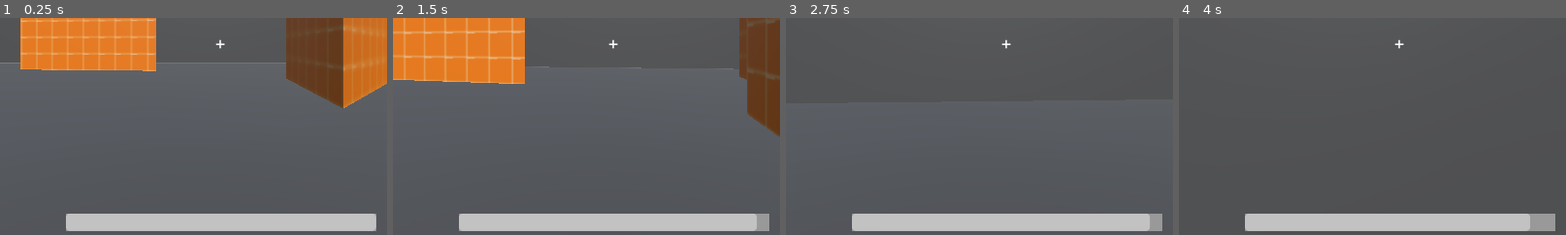
Above: before the commit, frames 1-4 (left to right).
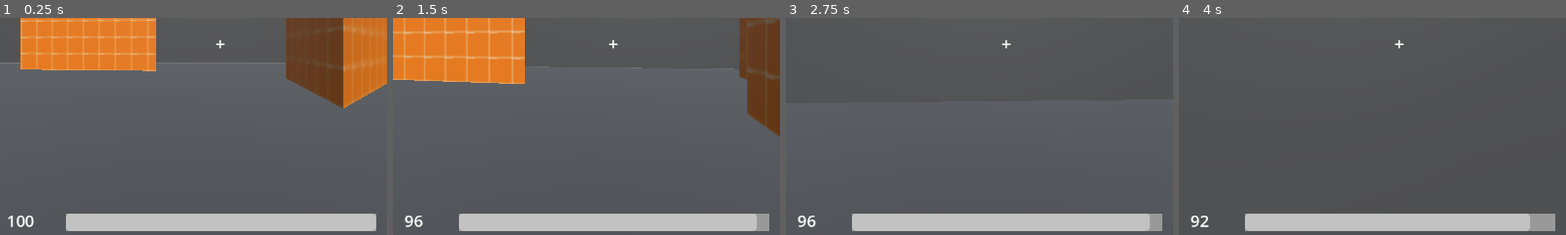
Above: after the commit, the same moments.

Repository: ORBStudios/overbullet
Game: Godot game, scene res://scenes/root.tscn
Same seed, same stepped clock (60 frames per second), same inputs: the game is played once before the commit and once after it.
Inputs (mouse positions are % of the whole screen's width and height, from its top left):
- Up to frame 1 (0.25 s): no input
- Up to frame 2 (1.5 s): tap Enter at 0.5 s; move the mouse to (55, 50) at 0.52 s; press the mouse at (55, 50) at 0.53 s; hold W (forward) from 0.53 s (still down); tap Space (jump) at 0.77 s; move the mouse to (45, 50) at 1.27 s; release the mouse at (45, 50) at 1.28 s; tap H at 1.35 s
- Up to frame 3 (2.75 s): keep holding W (forward); tap Space (jump) at 1.52 s; move the mouse to (52, 48) at 2.02 s; press the mouse at (52, 48) at 2.03 s
- Up to frame 4 (4 s): keep holding W (forward); move the mouse to (49, 52) at 2.77 s; release the mouse at (49, 52) at 2.78 s; tap H at 2.85 s; click (49, 52) at 2.92 s; tap Space (jump) at 3.02, 3.77 s; move the mouse to (57, 51) at 3.52 s; press the mouse at (57, 51) at 3.53 s
The pictures show only the part of the screen within x 22-71%, y 44-94%; the shares and areas given below are measured in that part.

The runs differ from the first frame. In frame 1, 0.2% of the frame differs, in the area x 2-9%, y 91-97%; in frame 2, 0.2%; in frame 3, 0.2%; in frame 4, 0.1%.

Commit message:
added health number alongside health bar

Diff:
--- a/scenes/root.tscn
+++ b/scenes/root.tscn
@@ -22,6 +22,9 @@
 font_size = 26
 
 [sub_resource type="StyleBoxFlat" id="StyleBoxFlat_sqa0i"]
+
+[sub_resource type="LabelSettings" id="LabelSettings_sqa0i"]
+font_size = 24
 
 [node name="root" type="Node3D"]
 
@@ -117,3 +120,17 @@
 theme_override_styles/background = SubResource("StyleBoxFlat_sqa0i")
 step = 1.0
 show_percentage = false
+
+[node name="HPTEXT" type="Label" parent="HUD"]
+anchors_preset = -1
+anchor_left = 0.2
+anchor_top = 0.91
+anchor_right = 0.25
+anchor_bottom = 0.94
+offset_top = -23.0
+offset_right = 40.0
+grow_vertical = 0
+text = "<HP>"
+label_settings = SubResource("LabelSettings_sqa0i")
+horizontal_alignment = 1
+vertical_alignment = 1
--- a/scripts/hud.gd
+++ b/scripts/hud.gd
@@ -1,12 +1,14 @@
 extends CanvasLayer
 
 @onready var hpbar = $ProgressBar
+@onready var hptxt = $HPTEXT
 func hpupdate(hpnow:int):
 	hpbar.value = hpnow
+	hptxt.text = str(hpnow)
 # Called when the node enters the scene tree for the first time.
 func _ready() -> void:
 	hpbar.value = 100
-
+	hptxt.text = "100"
 
 # Called every frame. 'delta' is the elapsed time since the previous frame.
 func _process(delta: float) -> void:
Not shown: 1 places in scenes/root.tscn that only renumber resources
